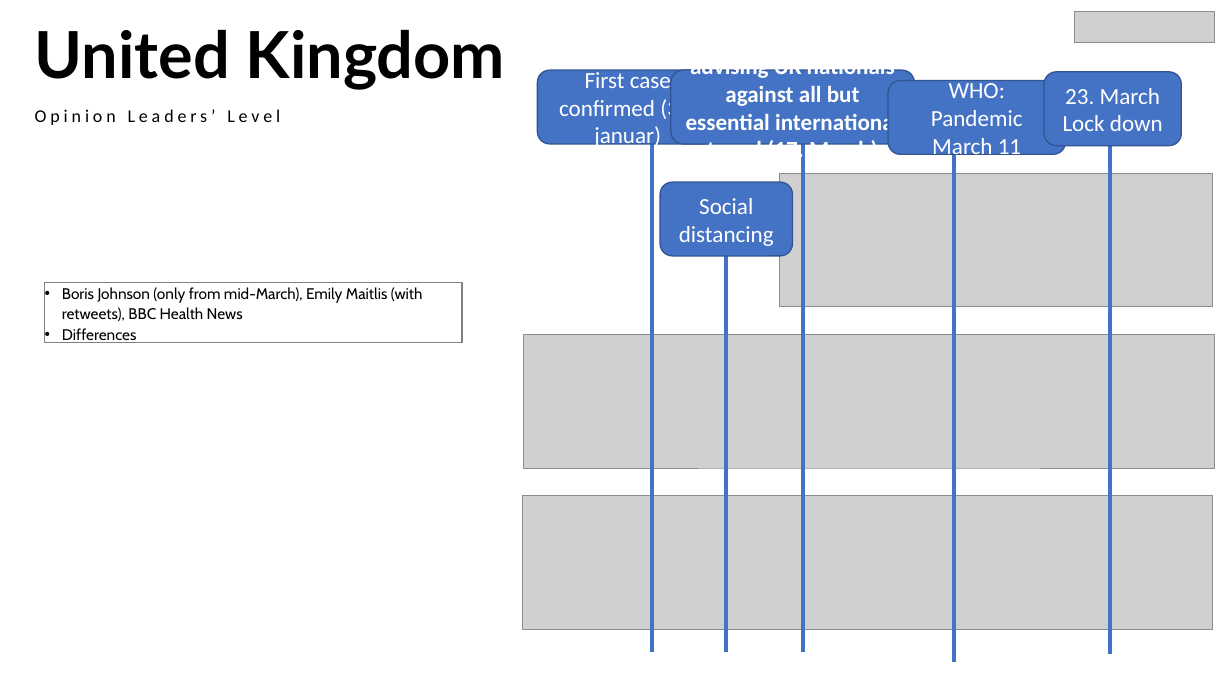
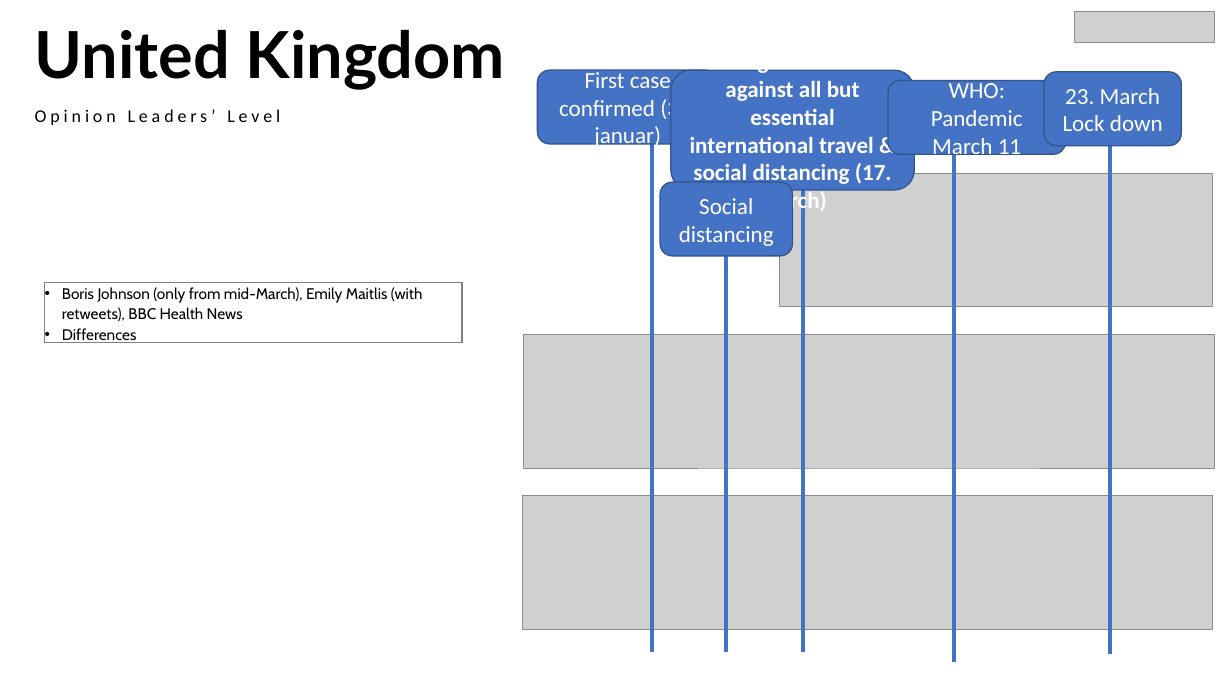
Before and after one commit to Franca97/Web_Data_and-_Digital_Analytics, a slide deck: slide 13 of Presentation.pptx. Drawn at 1232x693 pixels with LibreOffice and Linux fonts; fonts in the diff are those of the drawing; grey boxes stand for pictures; background and template pictures are left out. Boxes give left, top, right and bottom in pixels: in the first picture for what was removed or moved away, otherwise in the second. Text is boxed around its words. In the diff, an @@ line names an element or a change of style, - is before the commit and + after.

```diff
--- a/Presentation.pptx
+++ b/Presentation.pptx
@@ rounded rectangle "advising UK nationals against all ...": place and size @@
-rounded rectangle "advising UK nationals against all ..." at box(671, 70, 915, 144)
+rounded rectangle "advising UK nationals against all ..." at box(671, 70, 915, 190)
@@ text in rounded rectangle at box(690, 69, 895, 187): text changed @@
-advising UK nationals against all but essential international travel (17. March)
+advising UK nationals against all but essential international travel & social distancing (17. March)
```
